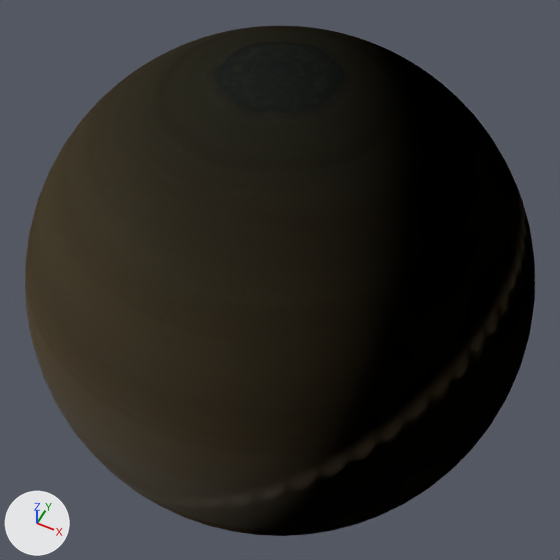
An edit to the glTF model app/src/main/assets/models/saturn.gltf, drawn before and after from the same camera.
The view is the same before and after, from a 50 mm lens placed at (0.477, -0.955, 1.196), pointed at (-0.001, 0.001, 0.001). The lights are fixed; the arrows at lower left show +X, +Y and +Z.
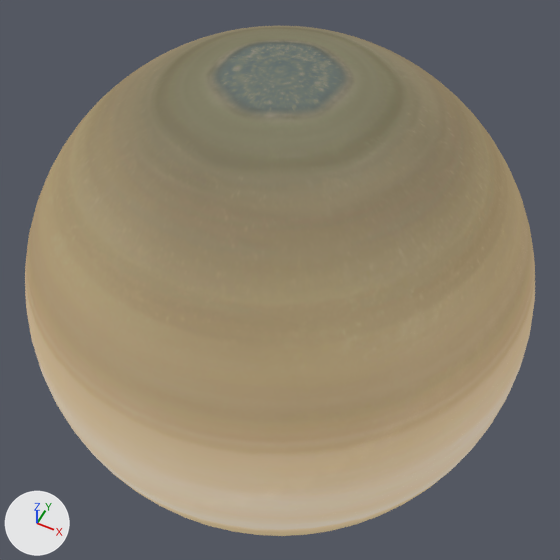
Pixel boxes (x1, y1, x2, y2) of what changed, in the pictures (560 x 560 px):
'Sphere', surface changed: (25, 26, 535, 536) in both

Diff of the bpy script that builds the scene:
```diff
--- a/app/src/main/assets/models/saturn.gltf.py
+++ b/app/src/main/assets/models/saturn.gltf.py
@@ mat_default @@
 n0 = _N.new('ShaderNodeBsdfPrincipled'); n0.name = 'Principled BSDF'
 n0.inputs[2].default_value = 0.9  # 'Roughness'
+n0.inputs[28].default_value = 0.5  # 'Emission Strength'
 n1 = _N.new('ShaderNodeOutputMaterial'); n1.name = 'Material Output'
@@ mat_default @@
 n2 = _N.new('ShaderNodeTexImage'); n2.name = 'Image Texture'
 n2.image = img_saturn_texture_jpg
+n3 = _N.new('ShaderNodeTexImage'); n3.name = 'Image Texture.001'
+n3.image = img_saturn_texture_jpg
 _L.new(n0.outputs[0], n1.inputs[0])  # 'BSDF' to 'Surface'
-_L.new(n2.outputs[0], n0.inputs[0])  # 'Color' to 'Base Color'
+_L.new(n2.outputs[0], n0.inputs[27])  # 'Color' to 'Emission Color'
+_L.new(n3.outputs[0], n0.inputs[0])  # 'Color' to 'Base Color'
```
